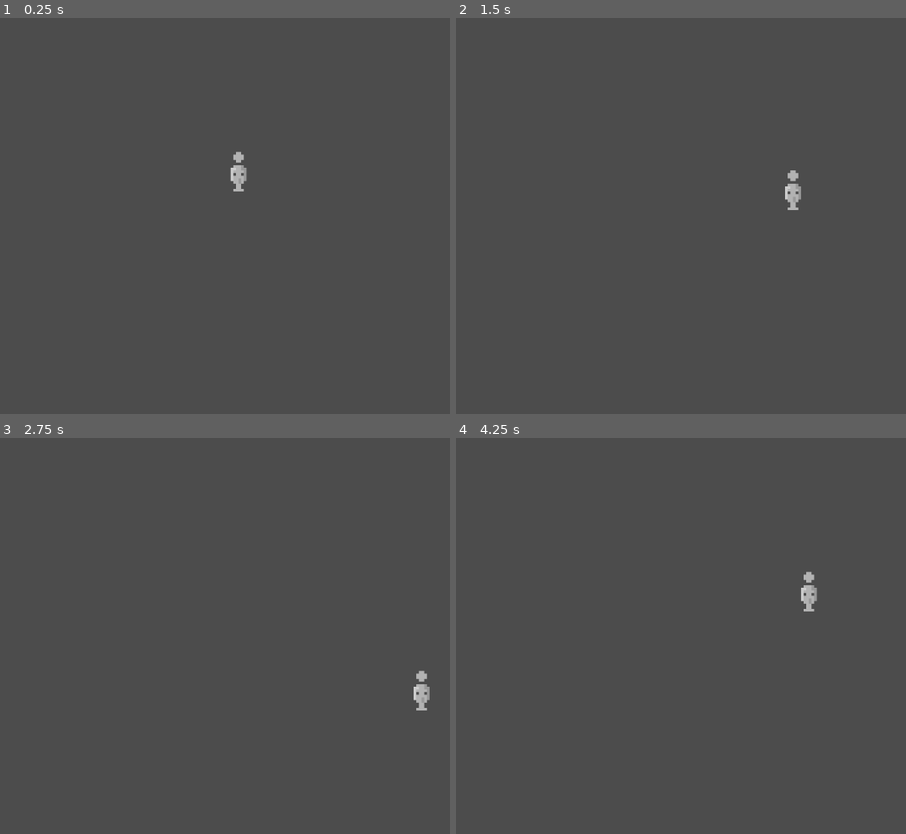
Above: before the commit, frames 1-4 (two rows, left to right).
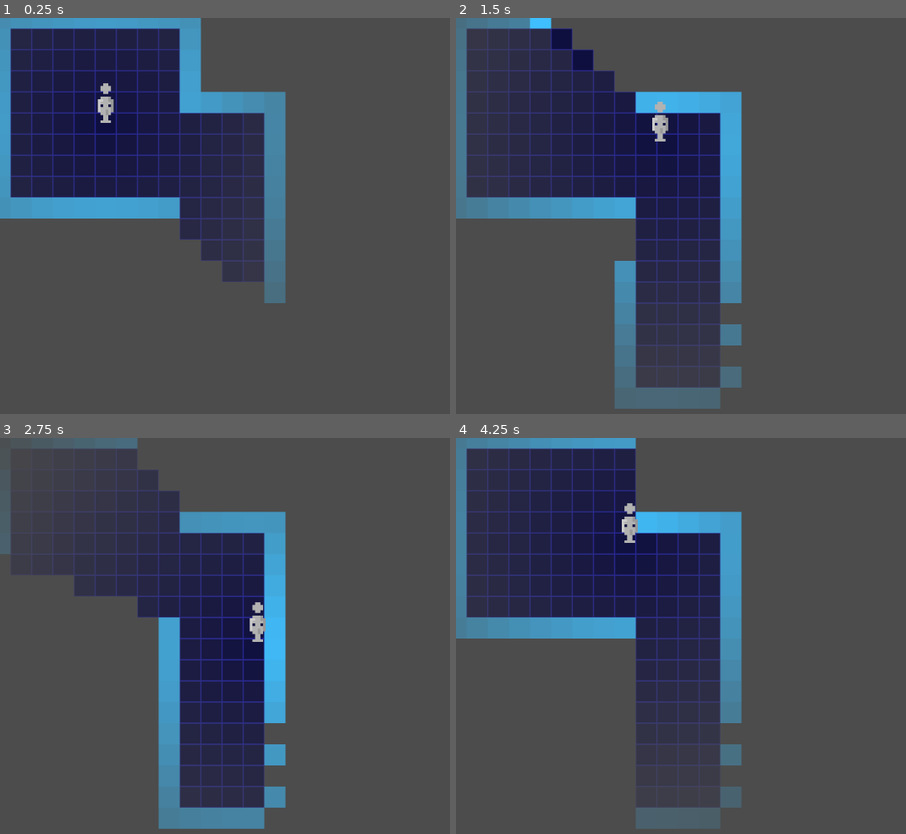
Above: after the commit, the same moments.

Repository: ObsidianBlk/NoSpace
Game: Godot game, scene res://World.tscn
Two runs of this game, one before a commit and one after it. Both use one fixed random seed, a clock stepped at 60 frames per second and the inputs below.
Inputs:
- Up to frame 1 (0.25 s): no input
- Up to frame 2 (1.5 s): tap Enter at 0.5 s; hold D (move_right) 0.53-1.28 s; hold S (move_down) from 1.28 s (still down)
- Up to frame 3 (2.75 s): release S (move_down) at 2.03 s; hold D (move_right) from 2.03 s (still down)
- Up to frame 4 (4.25 s): release D (move_right) at 2.78 s; hold W (move_up) 2.78-3.53 s; hold A (move_left) from 3.53 s (still down)

The runs differ from the first frame. In frame 1, 32% of the frame differs, in the area x 0-64%, y 0-73%; in frame 2, 36%, in the area x 0-77%, y 0-99%; in frame 3, 28%; in frame 4, 35%.

Commit message:
Basic map coded (need to work on doors/transitions between 'regions').

Diff:
--- a/Objects/NEM/NEM.gd
+++ b/Objects/NEM/NEM.gd
@@ -1,28 +1,251 @@
 tool
 extends Node2D
 
-
-export (Array, NodePath) var target_paths = []			setget _set_target_paths
-
-
-var targets = null
-var tile = preload("res://Objects/NEM/PulseTile.tscn")
-
-
-func _set_target_paths(tparr : Array) -> void:
-	target_paths = tparr
-	_update_target_list()
-
-
-func _update_target_list():
-	targets = []
-	for tp in target_paths:
-		var tnode = get_node(tp)
-		if tnode:
-			# TODO: Check if node is a proper node for a target and connect
-			#  to them if they are.
-			targets.append(tnode)
-
-
-func _ready():
-	_update_target_list()
+# ---------------------------------------------------------------------------
+# ENUM Definitions
+# ---------------------------------------------------------------------------
+enum TILE_TYPE {NONE = 0, FLOOR = 1, WALL = 2}
+
+# ---------------------------------------------------------------------------
+# Variables
+# ---------------------------------------------------------------------------
+var tile_resource = preload("res://Objects/NEM/PulseTile.tscn")
+var tile_size = 32
+
+var player_node = null
+var regions = []
+
+var living_regions = []
+var living_tiles = {}
+
+# ---------------------------------------------------------------------------
+# On Ready Variables
+# ---------------------------------------------------------------------------
+onready var ents_node = $Ents
+onready var floors_node = $Floors
+onready var vizcast_node = $Viz_cast
+
+
+# ---------------------------------------------------------------------------
+# "Private" Methods
+# ---------------------------------------------------------------------------
+func _update_living_tiles() -> void:
+	if player_node == null:
+		return
+	if living_regions.size() <= 0:
+		return
+
+	_clear_living_tiles()
+	_scan_for_living_tiles()
+
+
+func _clear_living_tiles() -> void:
+	var dkeys = []
+	for key in living_tiles:
+		var n = living_tiles[key]
+		if is_entity_visible(n):
+			var dist = player_node.position.distance_to(n.position)
+			n.alpha = 1.0 - (dist / player_node.sight)
+		else:
+			dkeys.append(key)
+
+	for key in dkeys:
+		floors_node.remove_child(living_tiles[key])
+		living_tiles[key].queue_free()
+		living_tiles.erase(key)
+
+
+func _scan_for_living_tiles() -> void:
+	var tiles = []
+	if living_regions.size() == 1:
+		tiles = _get_tiles(player_node.position, player_node.sight)
+	elif living_regions.size() == 2:
+		tiles = _get_tiles(player_node.position, player_node.sight, 0)
+		var tb = _get_tiles(player_node.position, player_node.sight, 1)
+		if tiles.size() != tb.size():
+			print("WARNING: Resulting tile counts don't match!")
+			tiles = []
+			# TODO: If this is an actual issue, figure out a better solution?
+		else:
+			for idx in range(0, tiles.size()):
+				if tiles[idx][1] == TILE_TYPE.NONE:
+					tiles[idx] = tb[idx]
+
+	if tiles.size() > 0:
+		var px = int(player_node.position.x) % int(tile_size)
+		var py = int(player_node.position.y) % int(tile_size)
+		var rad = floor(player_node.sight / tile_size)
+		var start = Vector2(px - rad, py - rad)
+		var idx = 0
+
+		for y in range(start.y, (start.y + (rad * 2))):
+			for x in range(start.x, (start.x + (rad * 2))):
+				var tpos = tiles[idx][2] * tile_size
+				var key = String(tpos.x) + "x" + String(tpos.y)
+				var ttype = tiles[idx][1]
+
+				if not (key in living_tiles) and is_position_visible(tpos) and ttype != TILE_TYPE.NONE:
+					var ridx = tiles[idx][0]
+					var tn = tile_resource.instance()
+
+					floors_node.add_child(tn)
+					tn.position = tpos
+					if ttype == TILE_TYPE.FLOOR:
+						tn.color = regions[ridx].floor_color
+					elif ttype == TILE_TYPE.WALL:
+						tn.color = regions[ridx].wall_color
+						tn.collision_enabled = true
+						tn.base_intensity = 1.0
+					living_tiles[key] = tn
+				idx += 1
+
+
+func _world_to_region(pos : Vector2, lridx : int) -> Vector2:
+	if living_regions.size() <= 0:
+		return pos
+	if not (lridx >= 0 and lridx < living_regions.size()):
+		return pos
+
+	var npos = pos - living_regions[lridx].offset
+	npos = Vector2(floor(npos.x / tile_size), floor(npos.y / tile_size))
+
+	return npos
+
+func _get_tiles(pos : Vector2, radius : float, lridx : int = 0):
+	if living_regions.size() <= 0:
+		return
+	if not (lridx >= 0 and lridx < living_regions.size()):
+		return
+
+	var tiles = []
+	var reg = regions[living_regions[lridx].ridx]
+	var start = _world_to_region(pos, lridx)
+	var reg_size = Vector2(reg.width, reg.height)
+
+	var trad = floor(radius / tile_size)
+
+	for y in range(start.y - trad, start.y + trad):
+		for x in range(start.x - trad, start.x + trad):
+			var tval = TILE_TYPE.NONE
+			var tpos = Vector2(x, y)
+			if x >= 0 and x < reg_size.x and y >= 0 and y < reg_size.y:
+				var dist = tpos.distance_to(start)
+				if dist < trad:
+					tval = reg.tiles[(y * reg_size.x) + x]
+			tiles.append([living_regions[lridx].ridx, tval, tpos])
+	return tiles
+
+func _get_cur_region_player_start() -> Vector2:
+	if living_regions.size() > 0:
+		var ridx = living_regions[0].ridx
+		if regions[ridx].player_start == null:
+			for y in range(0, regions[ridx].height):
+				for x in range(0, regions[ridx].width):
+					var idx = (y * regions[ridx].width) + x
+					if regions[ridx].tiles[idx] == TILE_TYPE.FLOOR:
+						return Vector2(
+							(x * tile_size) + living_regions[0].offset.x,
+							(y * tile_size) + living_regions[0].offset.y)
+		else:
+			return (regions[ridx].player_start * tile_size) + living_regions[0].offset
+	return Vector2.ZERO
+
+# ---------------------------------------------------------------------------
+# NODE Override Methods
+# ---------------------------------------------------------------------------
+func _physics_process(delta : float) -> void:
+	_update_living_tiles()
+
+# ---------------------------------------------------------------------------
+# "Public" Methods"
+# ---------------------------------------------------------------------------
+func detach_player_to_container(container : Node2D) -> void:
+	if player_node != null:
+		ents_node.remove_child(player_node)
+		container.add_child(player_node)
+		player_node = null
+
+func attach_player(p : Player, container : Node2D) -> void:
+	if player_node != p:
+		var ppos = null
+
+		if player_node != null:
+			ppos = player_node.position
+			detach_player_to_container(container)
+		else:
+			ppos = _get_cur_region_player_start()
+
+		var pparent = p.get_parent()
+		pparent.remove_child(p)
+		ents_node.add_child(p)
+		player_node = p
+		player_node.position = ppos
+
+func is_position_visible(pos : Vector2) -> bool:
+	if player_node == null:
+		return false
+	return player_node.can_see_position(pos)
+
+func is_entity_visible(ent : Node2D) -> bool:
+	if player_node == null:
+		return false
+	return player_node.can_see_node(ent)
+
+
+func add_region(floor_color : Color, wall_color : Color, rect_list : Array, door_list : Array, player_start_pos : Vector2) -> void:
+	var reg = {
+		"floor_color": floor_color,
+		"wall_color": wall_color,
+		"width": 0,
+		"height": 0,
+		"player_start": null,
+		"tiles":null
+	}
+
+	var container_rect = Rect2(0, 0, 0, 0)
+	for rect in rect_list:
+		container_rect = container_rect.merge(rect)
+	reg.width = container_rect.size.x
+	reg.height = container_rect.size.y
+
+
+	# TODO ... Why can't I do the below three lines with a PoolByteArray?!?!?!
+	reg.tiles = []
+	for _i in range(0, container_rect.size.x * container_rect.size.y):
+		reg.tiles.append(TILE_TYPE.NONE)
+
+	for rect in rect_list:
+		var start = Vector2(
+			rect.position.x - container_rect.position.x,
+			rect.position.y - container_rect.position.y
+		)
+		var end = Vector2(start.x + rect.size.x, start.y + rect.size.y)
+
+		for y in range(start.y, end.y):
+			for x in range(start.x, end.x):
+				var index = (y * container_rect.size.x) + x
+				if (x == start.x or x == end.x - 1 or y == start.y or y == end.y - 1):
+					if reg.tiles[index] == TILE_TYPE.NONE:
+						reg.tiles[index] = TILE_TYPE.WALL
+				else:
+					reg.tiles[index] = TILE_TYPE.FLOOR
+	# TODO: Handle Doors
+
+	var px = int(player_start_pos.x) - container_rect.position.x
+	var py = int(player_start_pos.y) - container_rect.position.y
+	if px >= 0 and px < container_rect.size.x and py > 0 and py < container_rect.size.y:
+		var pidx = (py * container_rect.size.x) + px
+		if reg.tiles[pidx] == TILE_TYPE.FLOOR:
+			reg.player_start = Vector2(float(px), float(py))
+
+	regions.append(reg)
+	if living_regions.size() <= 0:
+		living_regions.append({
+			"offset":Vector2(0, 0),
+			"ridx": regions.size() - 1
+		})
+
+
+# ---------------------------------------------------------------------------
+# Signal Handler Methods
+# ---------------------------------------------------------------------------
--- a/Objects/NEM/NEM.tscn
+++ b/Objects/NEM/NEM.tscn
@@ -5,10 +5,10 @@
 [node name="NEM" type="Node2D"]
 script = ExtResource( 1 )
 
-[node name="WObjs" type="Node2D" parent="."]
+[node name="Floors" type="Node2D" parent="."]
 
-[node name="Walls" type="Node2D" parent="."]
+[node name="Ents" type="YSort" parent="."]
+position = Vector2( 0, -1 )
 
-[node name="FObjs" type="Node2D" parent="."]
-
-[node name="Floors" type="Node2D" parent="."]
+[node name="Viz_cast" type="RayCast2D" parent="."]
+enabled = true
--- a/Objects/NEM/PulseTile.gd
+++ b/Objects/NEM/PulseTile.gd
@@ -1,11 +1,20 @@
 tool
-extends Sprite
+extends StaticBody2D
+class_name PulseTile
 
 export var color : Color = Color(1.0, 1.0, 1.0, 1.0)	setget _set_color
 export (float, 0.0, 1.0) var base_intensity = 0.25		setget _set_base_intensity
+export (float, 0.0, 1.0) var overall_intensity = 1.0	setget _set_overall_intensity
+export (float, 0.0, 1.0) var alpha = 1.0				setget _set_alpha
 export (float, 0.01, 0.5) var rim_thickness = 0.02		setget _set_rim_thickness
 export (float, 0.0, 1.0) var rim_fade = 0.5				setget _set_rim_fade
+export var collision_enabled : bool = false				setget _set_collision_enabled
 
+var ready = false
+
+onready var sparams = $Sprite.get_material()
+onready var colshape_node = $CollisionShape2D
+onready var sprite = $Sprite
 
 func _set_color(c : Color) -> void:
 	color = c
@@ -17,6 +26,16 @@
 	if sparams:
 		sparams.set_shader_param("base_intensity", base_intensity)
 
+func _set_overall_intensity(i : float) -> void:
+	overall_intensity = i
+	if sparams:
+		sparams.set_shader_param("overall_intensity", overall_intensity)
+
+func _set_alpha(a : float) -> void:
+	alpha = a
+	if sparams:
+		sparams.set_shader_param("alpha", alpha)
+
 func _set_rim_thickness(t : float) -> void:
 	rim_thickness = t
 	if sparams:
@@ -27,11 +46,37 @@
 	if sparams:
 		sparams.set_shader_param("rim_fade", rim_fade)
 
-
-onready var sparams = get_material()
+func _set_collision_enabled(e : bool) -> void:
+	collision_enabled = e
+	if ready:
+		if collision_enabled:
+			collision_layer = 1
+			colshape_node.disabled = false
+		else:
+			collision_layer = 0
+			colshape_node.disabled = true
 
 func _ready() -> void:
+	ready = true
 	_set_color(color)
 	_set_base_intensity(base_intensity)
+	_set_overall_intensity(overall_intensity)
+	_set_alpha(alpha)
 	_set_rim_thickness(rim_thickness)
 	_set_rim_fade(rim_fade)
+	_set_collision_enabled(collision_enabled)
+
+
+func get_corners() -> Array:
+	var corners = []
+	if sprite and sprite.texture:
+		var hw = (sprite.texture.get_width() * sprite.scale.x) * 0.5
+		var hh = (sprite.texture.get_height() * sprite.scale.y) * 0.5
+
+		corners = [
+			Vector2((position.x - hw) - 1, (position.y - hh) - 1),
+			Vector2((position.x + hw) + 1, (position.y - hh) - 1),
+			Vector2((position.x + hw) + 1, (position.y + hh) + 1),
+			Vector2((position.x - hw) - 1, (position.y + hh) + 1)
+		]
+	return corners
--- a/Objects/NEM/PulseTile.tscn
+++ b/Objects/NEM/PulseTile.tscn
@@ -1,56 +1,32 @@
-[gd_scene load_steps=5 format=2]
+[gd_scene load_steps=6 format=2]
 
 [ext_resource path="res://Assets/Graphics/white.jpg" type="Texture" id=1]
 [ext_resource path="res://Objects/NEM/PulseTile.gd" type="Script" id=2]
+[ext_resource path="res://Objects/NEM/Shaders/PulseTile.shader" type="Shader" id=3]
 
-[sub_resource type="Shader" id=1]
-code = "shader_type canvas_item;
-
-uniform vec4 color : hint_color = vec4(1.0, 1.0, 1.0, 1.0);
-uniform float base_intensity : hint_range(0.0, 1.0) = 0.25;
-uniform float overall_intensity : hint_range(0.0, 1.0) = 1.0;
-uniform float rim_thickness : hint_range(0.01, 0.5) = 0.02;
-uniform float rim_fade : hint_range(0.0, 1.0) = 0.5;
-
-vec4 calculateRim(vec2 uv){
-	float fade = rim_thickness * (1.0 - rim_fade);
-	float xthick = 0.5 - abs(0.5 - uv.x);
-	float ythick = 0.5 - abs(0.5 - uv.y);
-	vec4 base_color = vec4(color.rgb * base_intensity, color.a);
-	vec4 result = base_color;
-
-	if (xthick <= rim_thickness || ythick <= rim_thickness){
-		float xpos = 0.0;
-		float ypos = 0.0;
-		if (xthick > fade)
-			xpos = (xthick - fade) / (rim_thickness - fade);
-		if (ythick > fade)
-			ypos = (ythick - fade) / (rim_thickness - fade);
-		xpos = min(xpos, ypos);
-
-		result = mix(color, base_color, xpos);
-	}
-
-	return result;
-}
-
-void fragment(){
-	vec4 clr = calculateRim(UV);
-
-	COLOR = vec4(clr.rgb * overall_intensity, 1.0);
-}"
+[sub_resource type="RectangleShape2D" id=1]
+extents = Vector2( 16, 16 )
 
 [sub_resource type="ShaderMaterial" id=2]
-shader = SubResource( 1 )
+resource_local_to_scene = true
+shader = ExtResource( 3 )
 shader_param/color = Color( 1, 1, 1, 1 )
 shader_param/base_intensity = 0.25
 shader_param/overall_intensity = 1.0
+shader_param/alpha = 1.0
 shader_param/rim_thickness = 0.02
 shader_param/rim_fade = 0.5
 
-[node name="PulseTile" type="Sprite"]
+[node name="PulseTile" type="StaticBody2D"]
+collision_layer = 0
+collision_mask = 0
+script = ExtResource( 2 )
+
+[node name="CollisionShape2D" type="CollisionShape2D" parent="."]
+visible = false
+shape = SubResource( 1 )
+
+[node name="Sprite" type="Sprite" parent="."]
 material = SubResource( 2 )
 scale = Vector2( 4, 4 )
 texture = ExtResource( 1 )
-centered = false
-script = ExtResource( 2 )
--- a/Objects/NEM/Shaders/PulseTile.shader
+++ b/Objects/NEM/Shaders/PulseTile.shader
@@ -3,6 +3,7 @@
 uniform vec4 color : hint_color = vec4(1.0, 1.0, 1.0, 1.0);
 uniform float base_intensity : hint_range(0.0, 1.0) = 0.25;
 uniform float overall_intensity : hint_range(0.0, 1.0) = 1.0;
+uniform float alpha : hint_range(0.0, 1.0) = 1.0;
 uniform float rim_thickness : hint_range(0.01, 0.5) = 0.02;
 uniform float rim_fade : hint_range(0.0, 1.0) = 0.5;
 
@@ -31,5 +32,5 @@
 void fragment(){
 	vec4 clr = calculateRim(UV);
 
-	COLOR = vec4(clr.rgb * overall_intensity, 1.0);
+	COLOR = vec4(clr.rgb * overall_intensity, alpha);
 }
--- a/Objects/Player/Player.gd
+++ b/Objects/Player/Player.gd
@@ -3,20 +3,38 @@
 
 enum DIRECTION {UP = 0, DOWN = 1, LEFT = 2, RIGHT = 3}
 
-
+export var sight : int = 512					setget _set_sight
 export var speed : float = 200.0				setget _set_speed
-export var friction : float = 0.1
-export var acceleration : float = 0.2
-export var vel_threshold : float = 4.0
+export var friction : float = 0.1				setget _set_friction
+export var acceleration : float = 0.2			setget _set_acceleration
+export var vel_threshold : float = 4.0			setget _set_vel_threshold
 
 var velocity : Vector2 = Vector2.ZERO
 var direction : Vector2 = Vector2.ZERO
 var motion : Array = [0,0,0,0]
 
+onready var vizcast_node = $Vizcast
+onready var vizcast2_node = $Vizcast2
+
+func _set_sight(s : int) -> void:
+	if s > 0:
+		sight = s
 
 func _set_speed(s : float) -> void:
 	if s > 0.0:
 		speed = s
+
+func _set_friction(f : float) -> void:
+	if f >= 0.0:
+		friction = f
+
+func _set_acceleration(a : float) -> void:
+	if a > 0.0:
+		acceleration = a
+
+func _set_vel_threshold(t : float) -> void:
+	if t > 0.0:
+		vel_threshold = t
 
 func _update_direction() -> void:
 	direction.x = motion[DIRECTION.RIGHT] - motion[DIRECTION.LEFT]
@@ -24,9 +42,54 @@
 	if direction.length() > 1.0:
 		direction = direction.normalized()
 
+func _caster_to_position(cast : RayCast2D, pos : Vector2):
+	var dist = cast.global_position.distance_to(pos)
+	var cast_to = Vector2(-dist, 0).rotated(cast.global_position.angle_to_point(pos))
+	cast.cast_to = cast_to
+	cast.force_raycast_update()
+	return cast.get_collider()
+
+func _cast_can_see_position(cast : RayCast2D, pos : Vector2) -> bool:
+	var dist = cast.global_position.distance_to(pos)
+	var cast_to = Vector2(-dist, 0).rotated(cast.global_position.angle_to_point(pos))
+	cast.cast_to = cast_to
+	cast.force_raycast_update()
+	return cast.get_collider() == null
+
+func _cast_can_see_node(cast : RayCast2D, n : Node2D) -> bool:
+	var dist = cast.global_position.distance_to(n.position)
+	var cast_to = Vector2(-dist, 0).rotated(cast.global_position.angle_to_point(n.position))
+	cast.cast_to = cast_to
+	cast.force_raycast_update()
+	var col = cast.get_collider()
+	return col == null or col == n
+
 func _ready() -> void:
 	pass
 
+func in_sight_range(pos : Vector2) -> bool:
+	return position.distance_to(pos) < sight
+
+func can_see_position(pos : Vector2) -> bool:
+	var dist = position.distance_to(pos)
+	if dist < sight:
+		if _caster_to_position(vizcast_node, pos) == null:
+			return true
+	return false
+
+func can_see_node(n : Node2D) -> bool:
+	var dist = position.distance_to(n.position)
+	if dist < sight:
+		var res = _caster_to_position(vizcast_node, n.position)
+		if res == null or res == n:
+			return true
+		if n is PulseTile:
+			var corners = n.get_corners()
+			for corner in corners:
+				res = _caster_to_position(vizcast_node, corner)
+				if res == null or res == n:
+					return true
+	return false
 
 func is_moving() -> bool:
 	return velocity.length_squared() > 0.0
--- a/Objects/Player/Player.tscn
+++ b/Objects/Player/Player.tscn
@@ -7,10 +7,12 @@
 [ext_resource path="res://Objects/Player/States/Moving.gd" type="Script" id=5]
 
 [sub_resource type="CapsuleShape2D" id=1]
-radius = 2.0
-height = 2.0
+radius = 4.0
+height = 12.0
 
 [node name="Player" type="KinematicBody2D"]
+collision_layer = 32
+collision_mask = 3
 script = ExtResource( 4 )
 
 [node name="FSM" type="Node" parent="."]
@@ -23,6 +25,7 @@
 script = ExtResource( 5 )
 
 [node name="CollisionShape2D" type="CollisionShape2D" parent="."]
+position = Vector2( 0, -4 )
 rotation = 1.5708
 shape = SubResource( 1 )
 
@@ -30,3 +33,10 @@
 position = Vector2( 0, -40 )
 scale = Vector2( 4, 4 )
 texture = ExtResource( 1 )
+
+[node name="Vizcast" type="RayCast2D" parent="."]
+enabled = true
+
+[node name="Vizcast2" type="RayCast2D" parent="."]
+position = Vector2( 0, -48 )
+enabled = true
--- a/Objects/Player/States/Idle.gd
+++ b/Objects/Player/States/Idle.gd
@@ -5,7 +5,6 @@
 	pass # Replace with function body.
 
 func enter() -> void:
-	print("In Idle")
 	host.move(Player.DIRECTION.UP, 0.0)
 	host.move(Player.DIRECTION.DOWN, 0.0)
 	host.move(Player.DIRECTION.LEFT, 0.0)
--- a/Objects/Player/States/Moving.gd
+++ b/Objects/Player/States/Moving.gd
@@ -5,7 +5,6 @@
 	pass # Replace with function body.
 
 func enter() -> void:
-	print("In Moving")
 	pass
 
 func resume() -> void:
--- /dev/null
+++ b/World.gd
@@ -0,0 +1,19 @@
+extends Node2D
+
+
+onready var NEM = $NEM
+onready var player_node = $Container/Player
+onready var container_node = $Container
+
+
+func _ready():
+	NEM.add_region(
+		Color(0.25, 0.25, 1.0), Color(0.25, 0.75, 1.0),
+		[
+			Rect2(0, 0, 10, 10),
+			Rect2(8, 4, 6, 15)
+		],
+		[],
+		Vector2(5, 5)
+	)
+	NEM.attach_player(player_node, container_node)
--- a/World.tscn
+++ b/World.tscn
@@ -1,8 +1,15 @@
-[gd_scene load_steps=2 format=2]
+[gd_scene load_steps=4 format=2]
 
 [ext_resource path="res://Objects/Player/Player.tscn" type="PackedScene" id=1]
+[ext_resource path="res://Objects/NEM/NEM.tscn" type="PackedScene" id=2]
+[ext_resource path="res://World.gd" type="Script" id=3]
 
 [node name="World" type="Node2D"]
+script = ExtResource( 3 )
 
-[node name="Player" parent="." instance=ExtResource( 1 )]
+[node name="Container" type="Node2D" parent="."]
+
+[node name="Player" parent="Container" instance=ExtResource( 1 )]
 position = Vector2( 361, 263 )
+
+[node name="NEM" parent="." instance=ExtResource( 2 )]
--- a/project.godot
+++ b/project.godot
@@ -14,6 +14,11 @@
 "language": "GDScript",
 "path": "res://Objects/Player/Player.gd"
 }, {
+"base": "StaticBody2D",
+"class": "PulseTile",
+"language": "GDScript",
+"path": "res://Objects/NEM/PulseTile.gd"
+}, {
 "base": "Node",
 "class": "State",
 "language": "GDScript",
@@ -21,6 +26,7 @@
 } ]
 _global_script_class_icons={
 "Player": "",
+"PulseTile": "",
 "State": ""
 }
 
@@ -57,6 +63,12 @@
  ]
 }
 
+[layer_names]
+
+2d_physics/layer_1="Walls"
+2d_physics/layer_2="Objects"
+2d_physics/layer_6="Player"
+
 [physics]
 
 common/enable_pause_aware_picking=true
Not shown, changed: README.md
